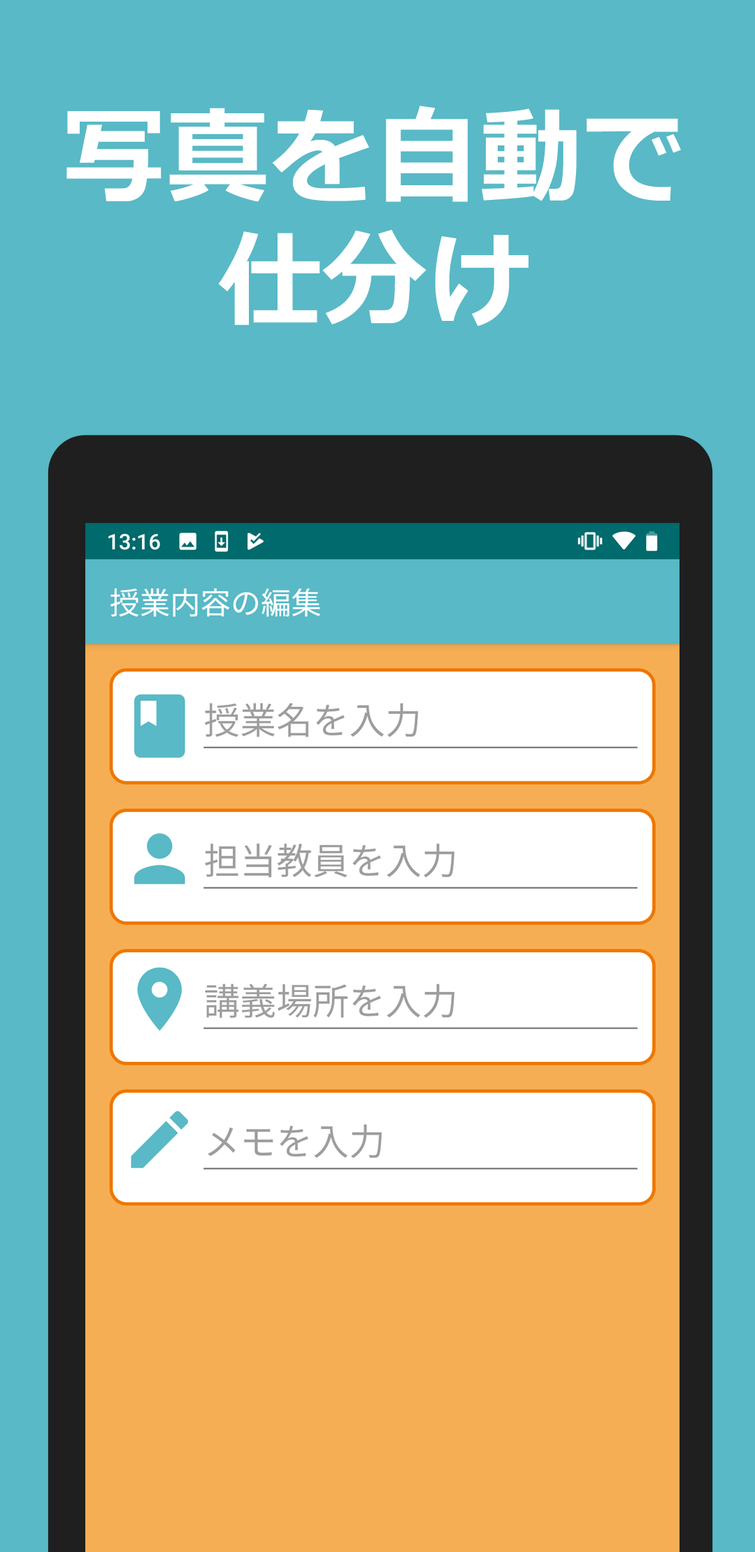
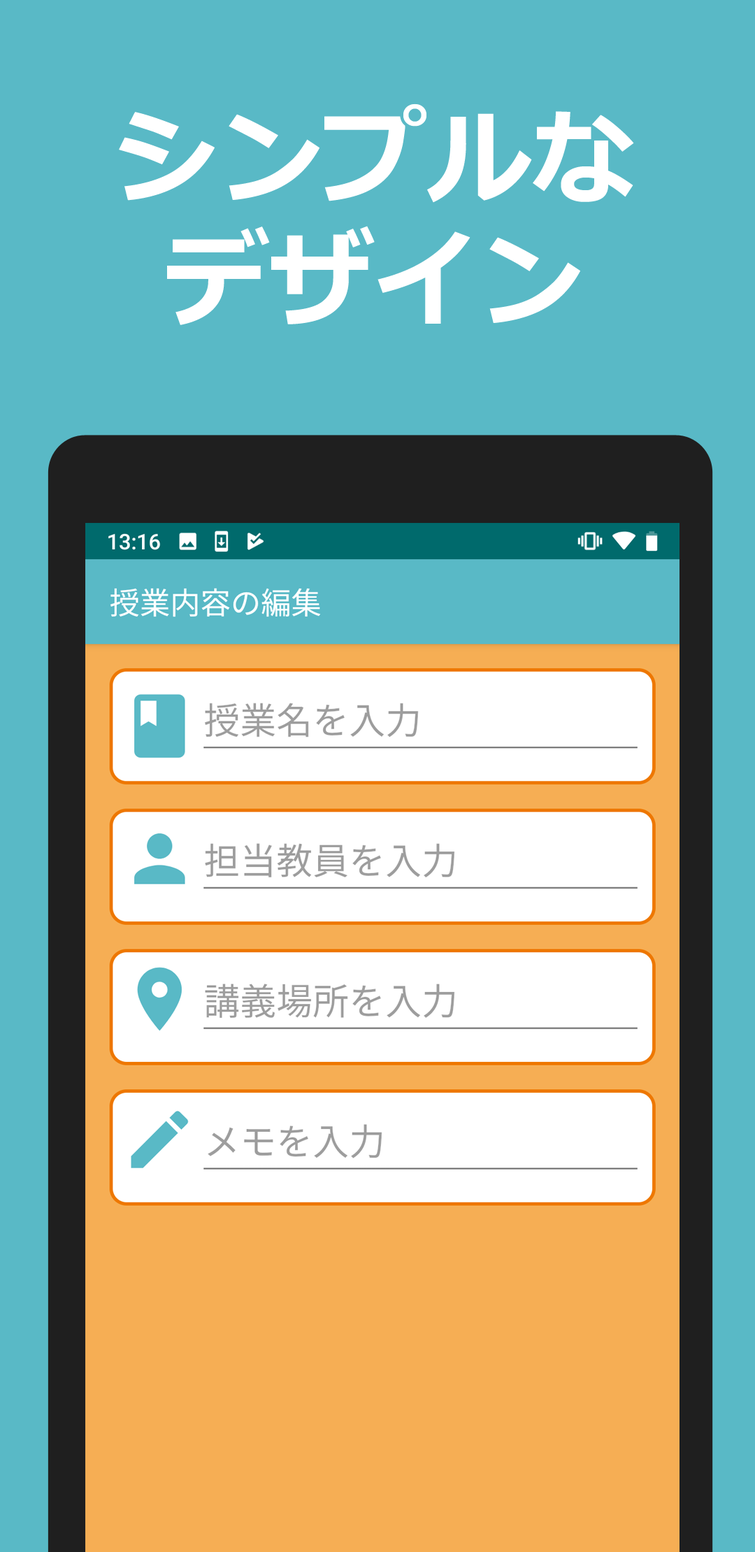
Revision of a layered (755, 1552) image; what changed, layer by layer:
renamed "写真を自動で 仕分け" to "シンプルな デザイン", painted on it over [66, 103, 682, 327]
